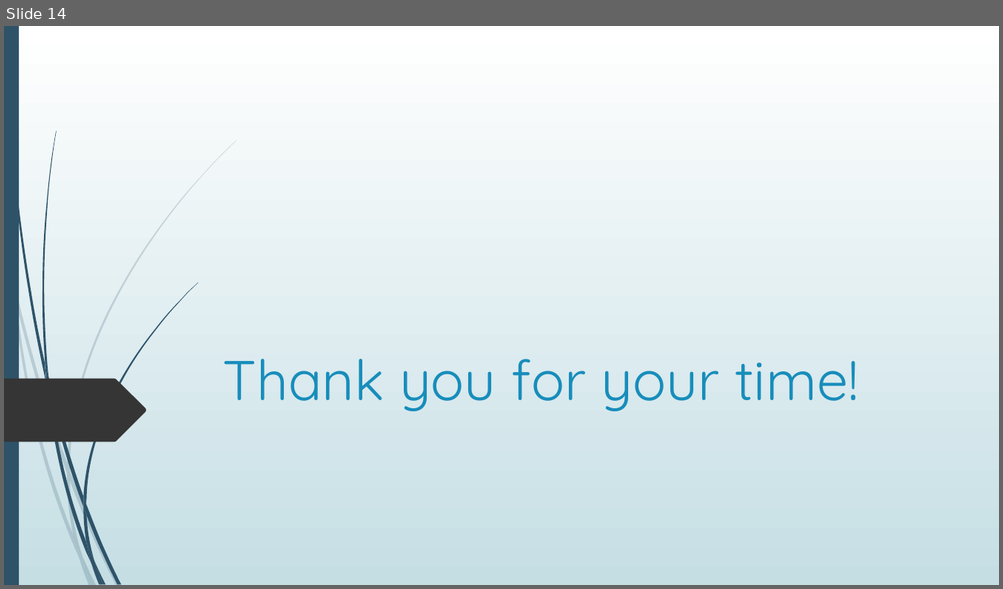
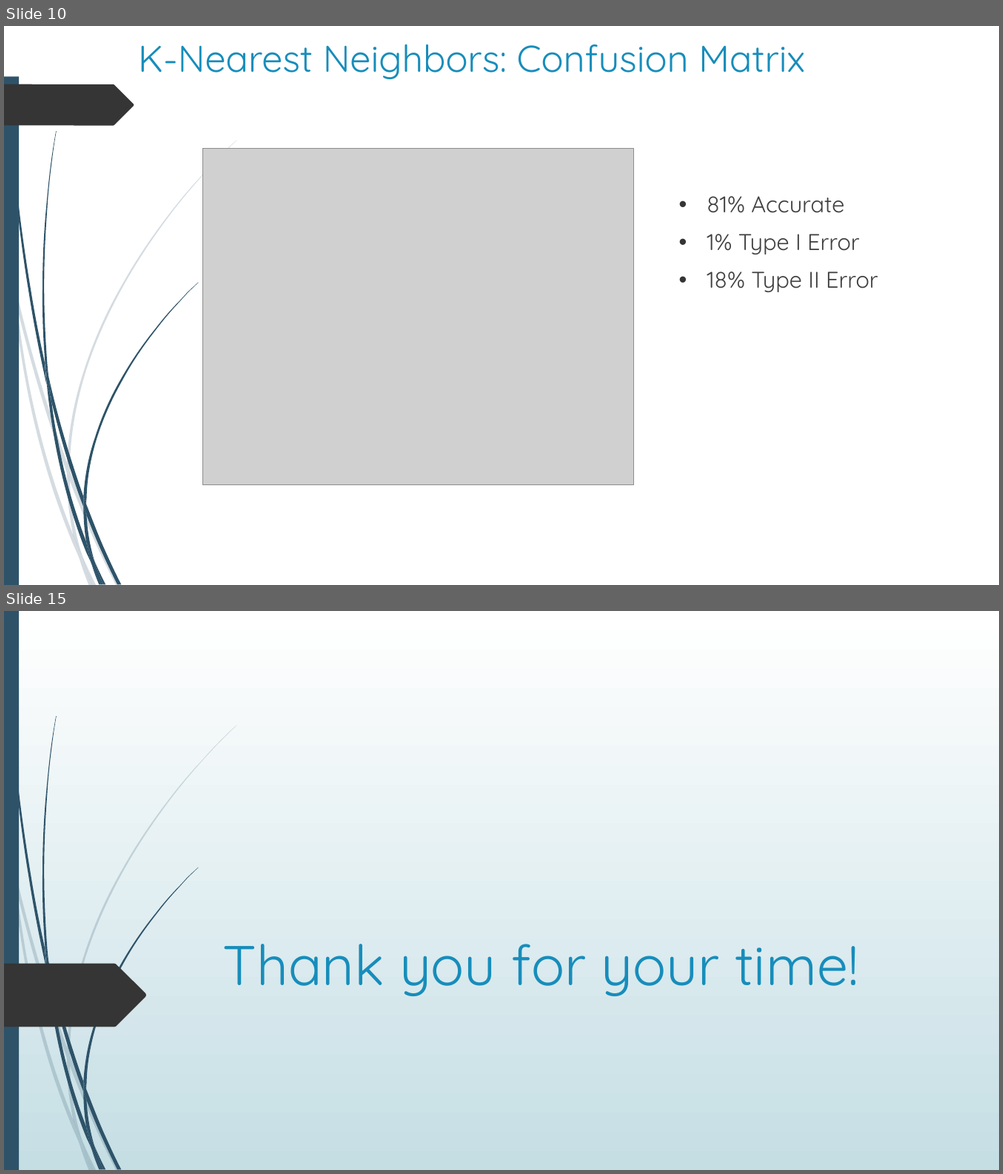
Before and after one commit to justingrisanti/dsc-phase-3-project, a slide deck: Module 3 Final Project Presentation.pptx. Shown one above the other, each under a label of ours: slide 14 before the commit, slides 10 and 15 after it; the slides between them are not shown. The pictures are 1003x589 and 1003x1174 pixels, drawn with LibreOffice and Linux fonts; fonts in the diff are those of the drawing; grey boxes stand for pictures. Boxes give left, top, right and bottom in pixels: in the first picture for what was removed or moved away, otherwise in the second. Text is boxed around its words. In the diff, an @@ line names an element or a change of style, - is before the commit and + after.

```diff
--- a/Module 3 Final Project Presentation.pptx
+++ b/Module 3 Final Project Presentation.pptx
@@ slide 10 added at bbox=[4, 26, 999, 585], background #FFFFFF; not listed: 23 template elements that a slide beside it also shows @@
@@ rectangle added at bbox=[4, 26, 27, 77], fill #FFFFFF @@
@@ title added at bbox=[138, 44, 805, 79], 36 pt, text #178DBB @@
+K-Nearest Neighbors: Confusion Matrix
@@ freeform shape added at bbox=[4, 84, 134, 125], fill #353535 @@
@@ picture added at bbox=[202, 148, 633, 486] @@
@@ text added at bbox=[706, 196, 878, 292], 22 pt, text #404040 @@
+• 81% Accurate
+• 1% Type I Error
+• 18% Type II Error
@@ what was slide 14 is now slide 15 @@
```
Also in this commit, not shown: 5 slides changed, 8 other slides added, 8 slides removed, 9 other files.
